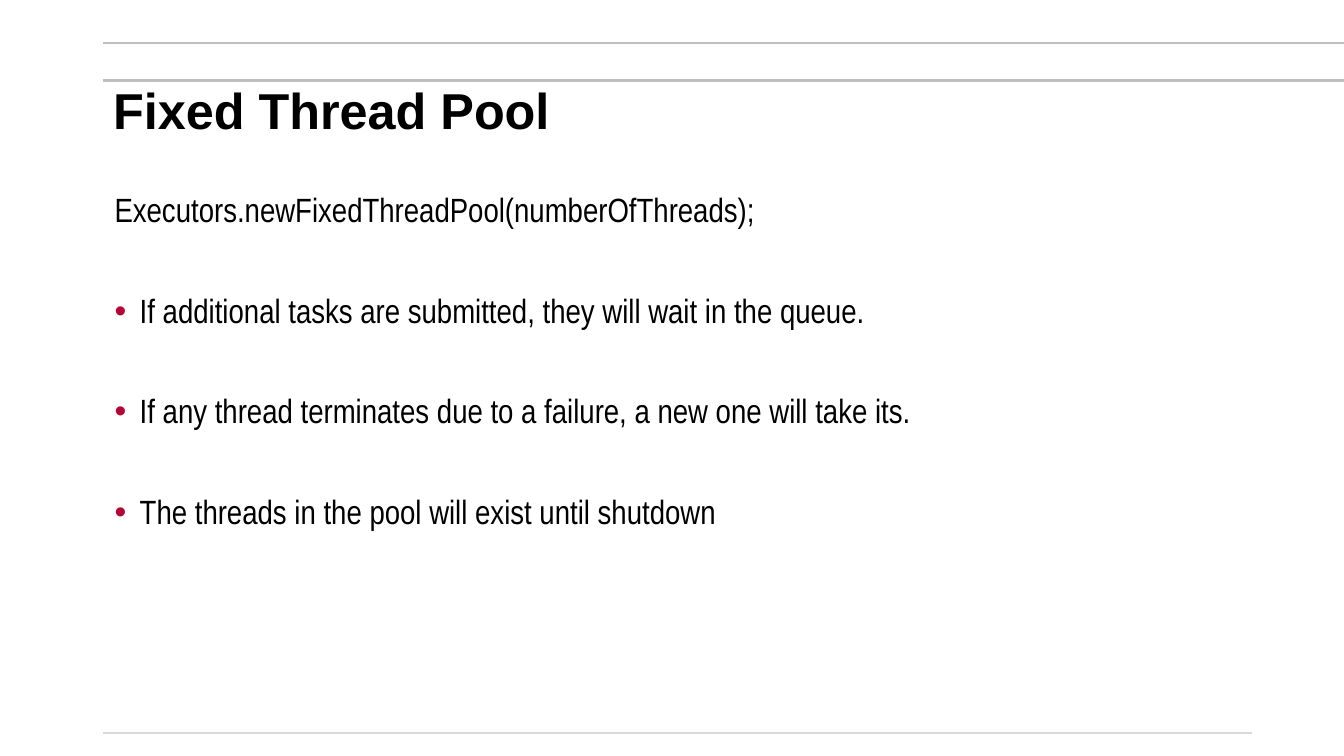
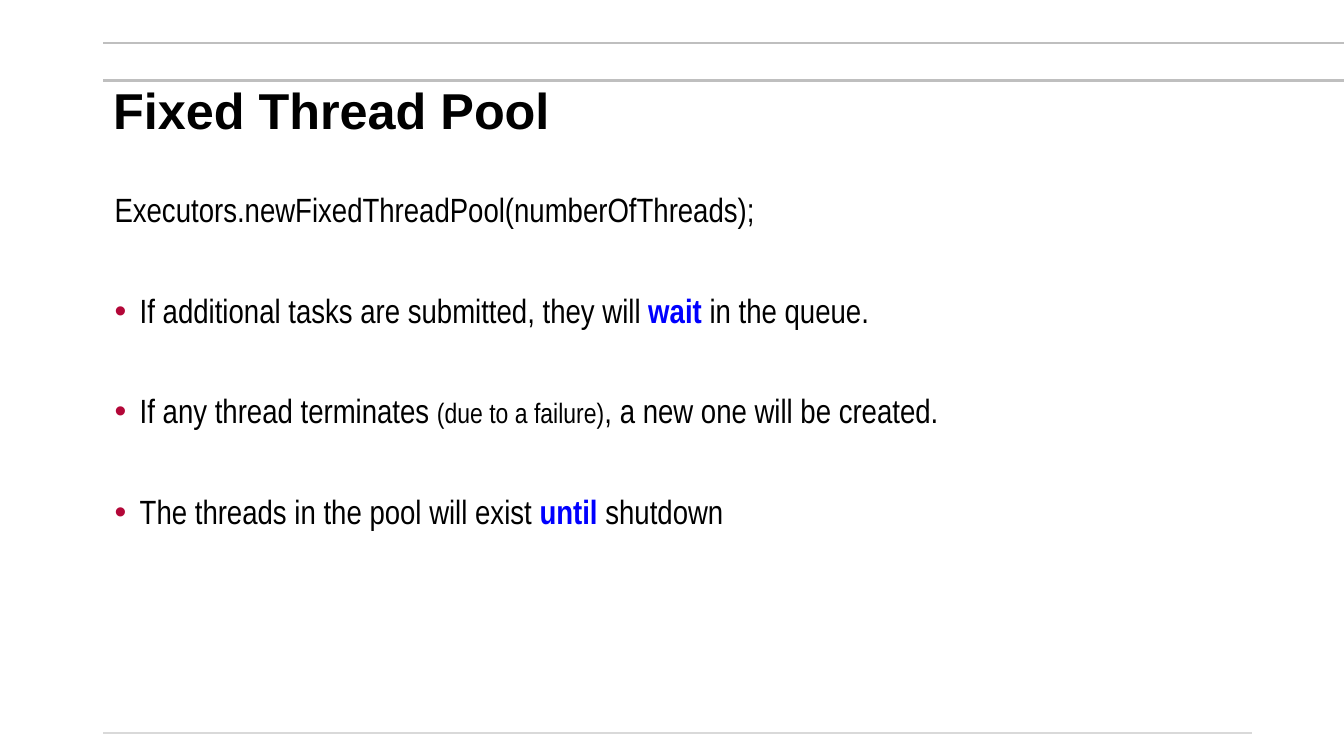
Before and after one commit to mikegrace2/CSEN160-Fall2026-Course-Website, a slide deck: slide 21 of lectures/Week07_Miscellaneuos/1_Threads_ExecutorService_V4.pptx. Drawn at 1344x756 pixels with LibreOffice and Linux fonts; fonts in the diff are those of the drawing; background and template pictures are left out. Boxes give left, top, right and bottom in pixels: in the first picture for what was removed or moved away, otherwise in the second. Text is boxed around its words. In the diff, an @@ line names an element or a change of style, - is before the commit and + after.

```diff
--- a/lectures/Week07_Miscellaneuos/1_Threads_ExecutorService_V4.pptx
+++ b/lectures/Week07_Miscellaneuos/1_Threads_ExecutorService_V4.pptx
@@ text at [140, 298, 869, 531]: text colour #000000 to #0000FF, bold on in "wait", "until" @@
@@ text at [140, 398, 939, 430]: text changed @@
-• If any thread terminates due to a failure, a new one will take its.
+• If any thread terminates (due to a failure), a new one will be created.
```
Also in this commit, not shown: 5 other slides changed.
